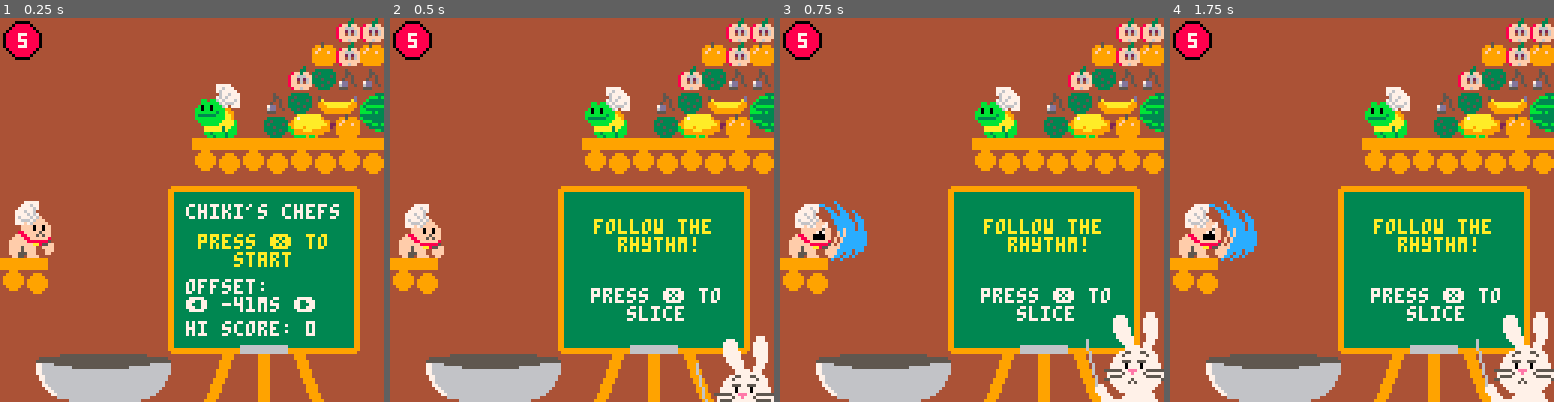
Above: before the commit, frames 1-4 (left to right).
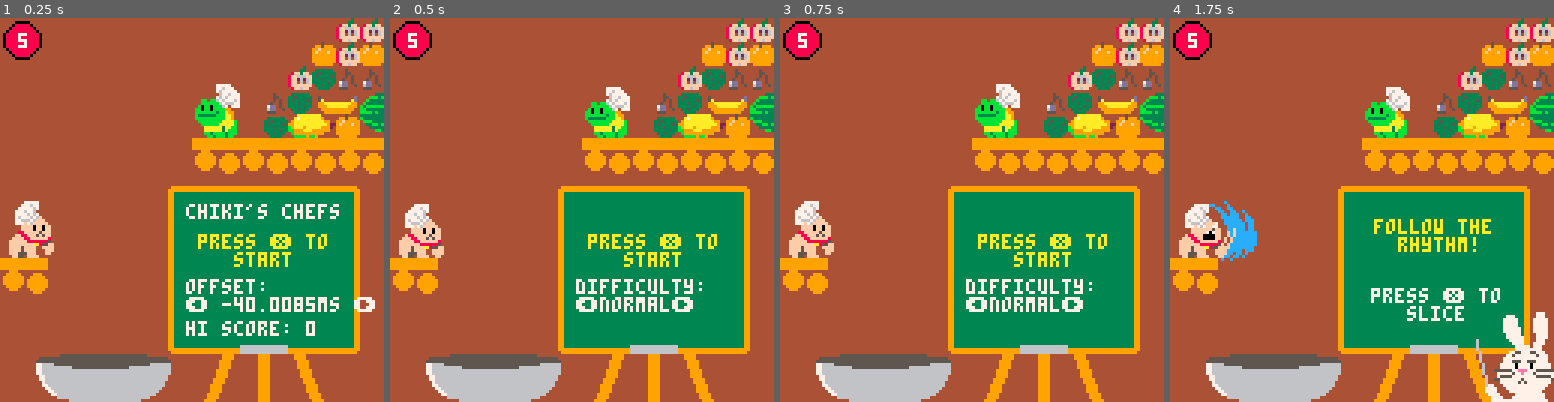
Above: after the commit, the same moments.

Repository: 7thbeatgames/chikis-chefs
Game: PICO-8 cartridge chikischefs.p8
The game is run twice, just before and just after one commit, with the same random seed, the same clock (stepped at 60 frames per second) and the same inputs.
Inputs:
- Up to frame 1 (0.25 s): no input
- Up to frame 2 (0.5 s): tap X (X key) at 0.33 s
- Up to frame 3 (0.75 s): tap O (Z key) at 0.7 s
- Up to frame 4 (1.75 s): tap X (X key) at 1.07 s; hold Right from 1.6 s (still down); tap O (Z key) at 1.7 s

The runs differ from the first frame. In frame 1, 0.6% of the frame differs, in the area x 64-98%, y 72-77%; in frame 2, 4.9%; in frame 3, 7.5%, in the area x 3-100%, y 17-100%; in frame 4, nothing differs.

Commit message:
post birthday: difficulty selection! + acai berry

Diff:
--- a/chikischefs.p8
+++ b/chikischefs.p8
@@ -11,13 +11,13 @@
 	response = "response"
 }
 
-gameresult =
+--[[gameresult =
 {
 	playing = 0,
 	gameover = 1,
 	won = 2,
 	fullwon = 3
-}
+}]]--
 
 mside =
 {
@@ -25,7 +25,48 @@
 	b = "b"
 }
 
-
+game_difficulties =
+{
+	very_easy = {
+		name = "very easy",
+		speed = 20
+	},
+	easy = {
+		name = "easy",
+		speed = 18
+	},
+	normal = {
+		name = "normal",
+		speed = 16
+	},
+	hard = {
+		name = "hard",
+		speed = 14
+	},
+	very_hard = {
+		name = "very hard",
+		speed = 12
+	},
+	very_hard_plus = {
+		name = "very hard+",
+		speed = 10
+	}
+}
+
+game_difficulty_ids =
+{
+game_difficulties.very_easy,
+game_difficulties.easy,
+game_difficulties.normal,
+game_difficulties.hard,
+game_difficulties.very_hard,
+game_difficulties.very_hard_plus
+}
+
+current_speed = 16
+current_difficulty = game_difficulties.normal
+current_difficulty_id = 3
+difficulty_selection = false
 
 cartdata("chikischefs")
 
@@ -44,7 +85,11 @@
 tick = 0  -- is stat(50) but always increasing
 tickl = 0 -- is stat(50)
 tickf = 0 -- is tick but interpolated
-input_offset = -0.3
+input_offset = -0.3 -- in ms
+game_tick_speed = 16 --set in music tab. 16 means 16'ticks' per note.
+game_tick_ui = 0 --
+ticklength = 0.133333 -- constant.
+
 
 statloops = -1
 statprev =0
@@ -68,6 +113,7 @@
 perfect_round = false
 perfect_rounds_count = 0
 playing = false
+difficulty_selection = false -- if playing = false, then two menus, depending on this var
 trabbitappear = 0
 gameover = false
 won = false
@@ -94,7 +140,7 @@
 
 lives = maxlives
 
-currentfruits = {fruits.grape} --starting fruits
+currentfruits = {fruits.grape,fruits.acaiberries} --starting fruits
 slices = {}
 
 end
@@ -103,6 +149,21 @@
 
 end
 
+function change_difficulty(_increase)
+	if _increase then
+	current_difficulty_id+= 1
+	else
+	current_difficulty_id-= 1
+	end
+
+	if current_difficulty_id  > #game_difficulty_ids then current_difficulty_id = 1 end
+	if current_difficulty_id == 0  then current_difficulty_id = #game_difficulty_ids end
+
+	printh ("huh ".. current_difficulty_id)
+
+	current_difficulty = game_difficulty_ids[current_difficulty_id]
+	current_speed = current_difficulty.speed
+end
 
 function _update60()
 
@@ -111,13 +172,22 @@
 		play_update()
 	else
 		headbob = time() * 7.5 % 4 < 1
-		if btnp(5) then
-			music()
-			playing = true
-		end
-
-		if btnp(0) then input_offset -= 0.1 end
-		if btnp(1) then input_offset += 0.1 end
+		if difficulty_selection == false then
+		--start screen + offset
+			if btnp(5) then difficulty_selection = true end
+			if btnp(0) then input_offset -= 5 end
+			if btnp(1) then input_offset += 5 end
+		else
+		-- difficulty select screen
+			if btnp(0) then change_difficulty(false) end
+			if btnp(1) then change_difficulty(true) end
+
+			if btnp(5) then
+				set_all_speeds(current_difficulty.speed)
+				music()
+				playing = true
+			end
+		end
 
 	end
 
@@ -275,6 +345,9 @@
 
 			b = arr_basket_beats_show[nextbeat]
 
+			---s / (s/tick) = tick
+			local offset_ticks = input_offset / 1000 / 0.
+
 			local tickf_adj = tickf - input_offset --i.e. negative means you get to hit earlier
 
 			tickfl = tickf_adj % 16
@@ -494,9 +567,10 @@
 		color = perfect_rounds_count == 32 and 10 or 7
 		print("score: " .. perfect_rounds_count, 62, 101, color)
 	elseif playing == false then
+		if not difficulty_selection then
 		print("chiki's chefs", 62,62, 7)
 		print("press ❎ to\n   start", 66,72, 10)
-		print("offset:\n⬅️ ".. flr(input_offset*0.133333333*1000) .. "ms ➡️",62,87, 7)
+		print("offset:\n⬅️ ".. input_offset*0.133333333*1000 .. "ms ➡️",62,87, 7)
 		hiscore = dget(0)
 		if hiscore == 32 then
 			color = time() % 1.0 < 0.5 and 10 or 9
@@ -504,6 +578,10 @@
 			color = 7
 		end
 		print("hi score: " .. hiscore, 62, 101, color)
+		else
+		print("press ❎ to\n   start", 66,72, 10)
+		print("difficulty:\n⬅️".. current_difficulty.name .. "➡️",62,87, 7)
+		end
 	end
 
 
@@ -887,7 +965,13 @@
 	for i = 1, #arr do
 		syllable = arr[i]
 		if(i ~= #arr) then
+			nohyphen = false
+			if (i == 2 and ff == fruits.acaiberries) then
+				nohyphen = true end
+
+			if (not nohyphen) then
 			syllable = syllable .. "-"
+			end
 		end
 
 		-- determine syllable color
@@ -1249,7 +1333,16 @@
 end
 
 
-
+--difficulty change
+function set_all_speeds(spd)
+for i=3,42,1 do
+ set_speed(i,spd)
+ end
+
+for i=30,39,1 do
+ set_speed(i,spd*2)
+ end
+end
 -->8
 --eruonna's funcs:
 function set_vol(sfx,time,bit1,bit2,bit3)
@@ -1425,6 +1518,17 @@
 		notes = {1,3,4},
 		maincolor = 3
 	},
+	acaiberries = {
+		name = "acai berries",
+		syllables = {"a", "cai", "ber","ries"},
+		size = {x = 2, y = 2},
+		slicesize = {x = 1, y = 1},
+		sprite = 87,
+		slicesprite = 105,
+		bottom = 0,
+		notes = {0,1,3,4},
+		maincolor = 3
+	},
 	rest = {
 		name = "rest",
 		syllables = {".."},
@@ -1444,12 +1548,11 @@
 	{fruits.orange,fruits.apple},
 	{fruits.papaya,fruits.banana},
 	{fruits.pineapple, fruits.coconut},
-	{fruits.watermelon,fruits.watermelon,fruits.chirimoya}
+	{fruits.watermelon,fruits.acaiberries,fruits.chirimoya}
 }
 
 ybubble0 = 20
 yhitcenter = 72
-ticklength = 0.133333 -- constant
 xfrog = 66
 yfrog = 32
 dt = 1/60
@@ -1499,19 +1602,19 @@
 0000666666666000999999999999999999999999776667600000000000000000000000000000000000aaaaa00ff999a000700000700070070000070000000000
 000000000000000009999999999999999999999077707600000000000000000000000000000000000000000000affa0007000000000000000000007000000000
 22222222222222222222222222222222222222222222222200000000000000000000000000000000000050000000500000000000000000000000000000000000
-22222222222222222222222222222222222222222222222200000000000000000000000000000000099affa00affa99000700000000000070000000000000700
-2222222222222222222222222222222222222222222222220000000000000000000000000000000099af99faaf99fa9900070000077770070000000000007000
-2277cccc22222222222222222222222222222222ccccccc2000000000000000000000000000000009f99f97ff79f99f900007000700007070000000000070000
-2277cccccccccc2222222222222222222cccccccccccccc2000000000000000000000000000000009f99779ff97799f900000700700707077000700000700000
-2277ccccccccccccccccccccccccccccccccccccccccccc2000000000000000000000000000000009a9f9f9ff9f9f9a900000077700077077007000077000000
-2277ccccccccccccccccccccccccccccccccccccccccccc20000000000000000000000000000000099af99faaf99fa9900000077700007777077000777000000
-22277ccccccccccccccccccccccccccccccccccccccccc2200000000000000000000000000000000099aafa00afaa99000000007777777000770077770000000
-44477ccccccccccccccccccccccccccccccccccccccccc4400000000000000000000000000000000000000000000000000000000777000000000777700000000
-44447cccccccccccccccccccccccccccccccccccccccc44400000000000000000000000000000000000000000000000000000000070000000000777700000000
-444477ccccccccccccccccccccccccccccccccccccccc44400000000000000000000000000000000000000000000000000000000700000000007000770007000
-4444477ccccccccccccccccccccccccccccccccccccc444400000000000000000000000000000000000000000000000000000007000000000007007070070000
-44444477ccccccccccccccccccccccccccccccccccc4444400000000000000000000000000000000000000000000000000000777000000000007000070000000
-444444477ccccccccccccccccccccccccccccccccc44444400000000000000000000000000000000000000000000000000000070000000000007000070000000
+22222222222222222222222222222222222222222222222200000000000333000000000000000000099affa00affa99000700000000000070000000000000700
+2222222222222222222222222222222222222222222222220000000000303330003330000000000099af99faaf99fa9900070000077770070000000000007000
+2277cccc22222222222222222222222222222222ccccccc2000000000000033303333300000000009f99f97ff79f99f900007000700007070000000000070000
+2277cccccccccc2222222222222222222cccccccccccccc200000000000001d223333330000000009f99779ff97799f900000700700707077000700000700000
+2277ccccccccccccccccccccccccccccccccccccccccccc200000000000001111d200000000000009a9f9f9ff9f9f9a900000077700077077007000077000000
+2277ccccccccccccccccccccccccccccccccccccccccccc200000000000d1dd2222120000000000099af99faaf99fa9900000077700007777077000777000000
+22277ccccccccccccccccccccccccccccccccccccccccc2200000000000212221111200000000000099aafa00afaa99000000007777777000770077770000000
+44477ccccccccccccccccccccccccccccccccccccccccc4400000000000112221211100000000000000000000000000000000000777000000000777700000000
+44447cccccccccccccccccccccccccccccccccccccccc44400000000000021111212000000000000000000000000000000000000070000000000777700000000
+444477ccccccccccccccccccccccccccccccccccccccc44400000000000022211112000000000000000000000000000000000000700000000007000770007000
+4444477ccccccccccccccccccccccccccccccccccccc4444000000000000111221110000000d2200000000000000000000000007000000000007007070070000
+44444477ccccccccccccccccccccccccccccccccccc4444400000000000000111100000000022200000000000000000000000777000000000007000070000000
+444444477ccccccccccccccccccccccccccccccccc44444400000000000000111000000000011100000000000000000000000070000000000007000070000000
 444444444ccccccccccccccccccccccccccccccc4444444400000000000000000000000000000000000000000000000000007777000000000000777700077000
 4444444444444cccccccccccccccccccccccc4444444444400000000000000000000000000000000000000000000000000777770700000000000000000077770
 22222222222222222222222222222222222222222222222222222222222222222222222222222222222222220000000000070770700000000000000000070000
Not shown, changed: the sound effects (__sfx__) section of chikischefs.p8
